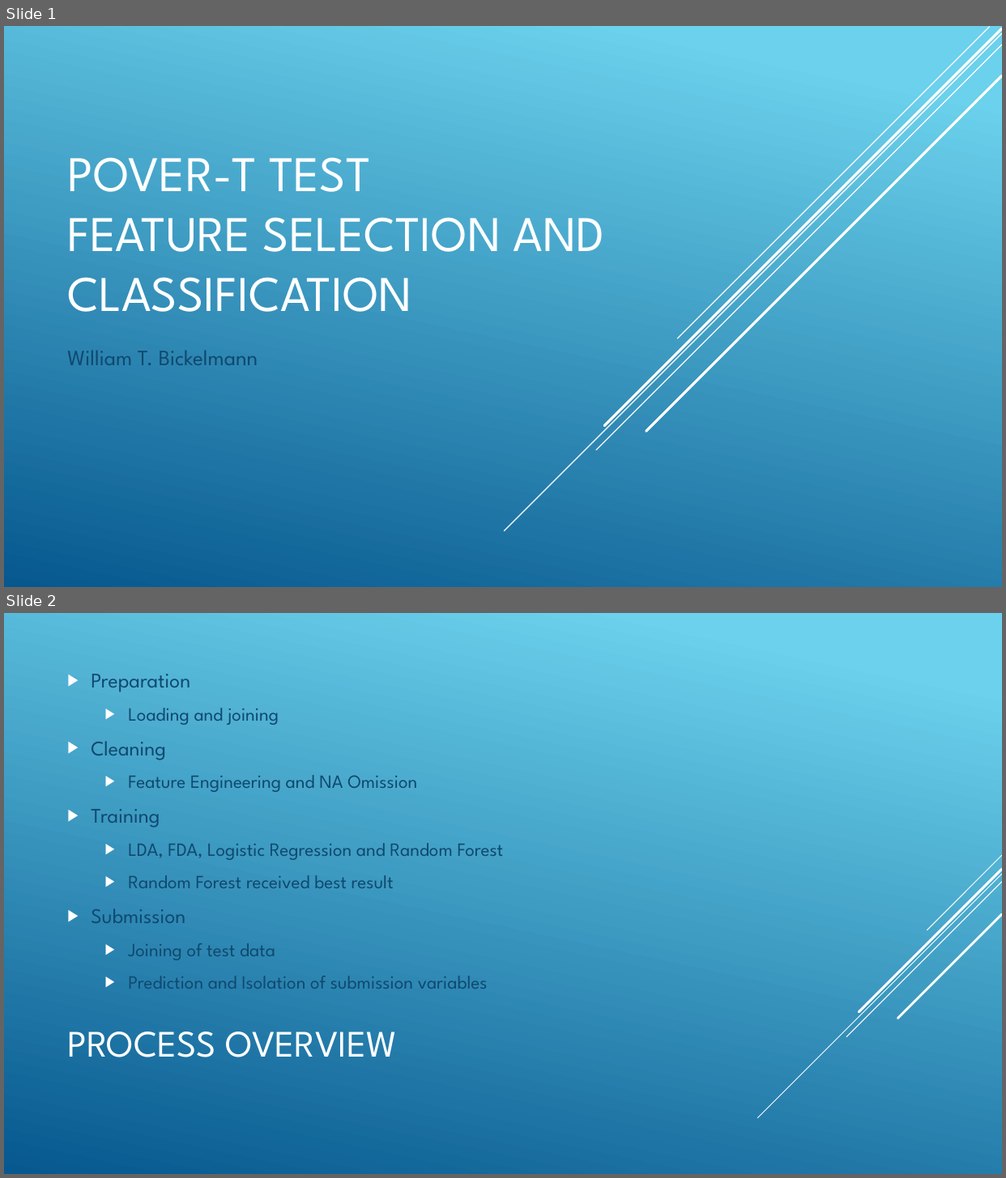
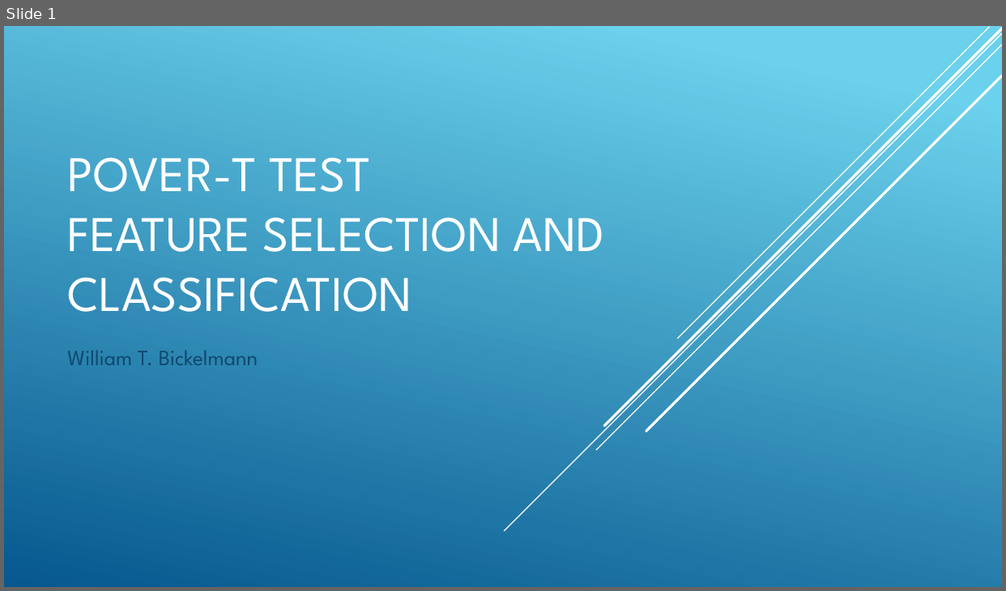
Before and after one commit to wbickelmann/MLProjects, a slide deck: PoveR-T Test_slides.pptx. Shown one above the other, each under a label of ours: slides 1 and 2 before the commit, slide 1 after it. The pictures are 1006x1178 and 1006x591 pixels, drawn with LibreOffice and Linux fonts; fonts in the diff are those of the drawing. Boxes give left, top, right and bottom in pixels: in the first picture for what was removed or moved away, otherwise in the second. Text is boxed around its words. In the diff, an @@ line names an element or a change of style, - is before the commit and + after.

```diff
--- a/PoveR-T Test_slides.pptx
+++ b/PoveR-T Test_slides.pptx
@@ slide 2 removed at box(4, 613, 1002, 1174), background gradient #6ED2EB to #06588E @@
@@ text removed at box(91, 674, 504, 989) @@
-▶ Preparation
-  ▶ Loading and joining
-▶ Cleaning
-  ▶ Feature Engineering and NA Omission
-▶ Training
-  ▶ LDA, FDA, Logistic Regression and Random Forest
-  ▶ Random Forest received best result
-▶ Submission
-  ▶ Joining of test data
-  ▶ Prediction and Isolation of submission variables
@@ group removed at box(758, 855, 1002, 1118): 5 lines @@
@@ title removed at box(67, 1032, 397, 1058) @@
-PROCESS OVERVIEW
```
Also in this commit, not shown: 1 slide changed, 8 slides added, 7 other slides removed, 8 other files.
